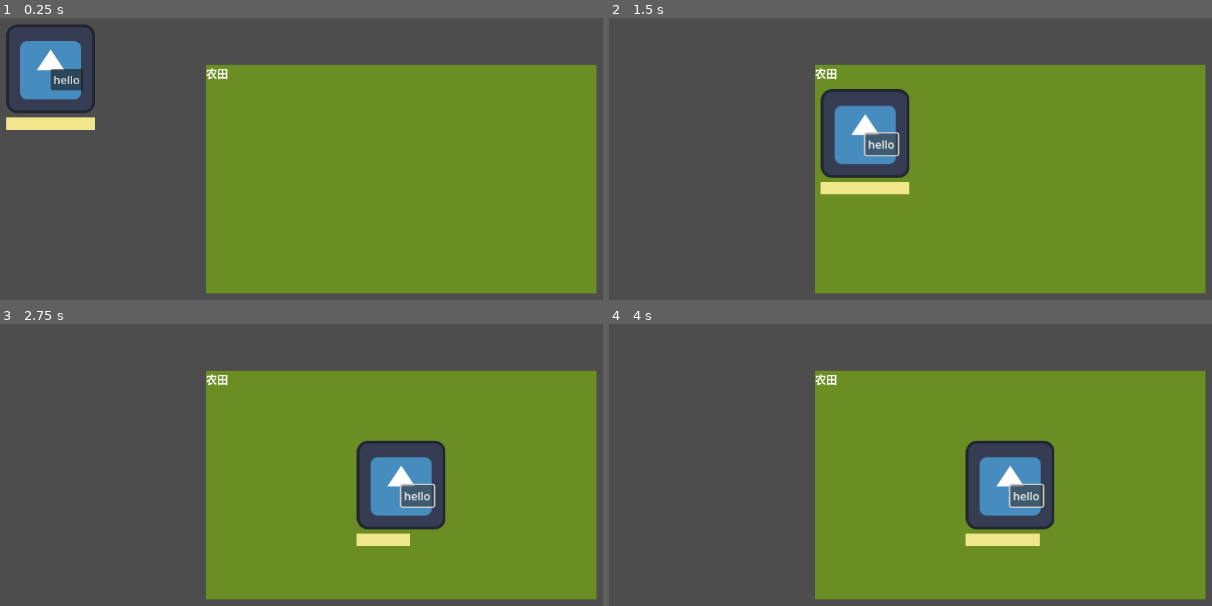
Above: before the commit, frames 1-4 (two rows, left to right).
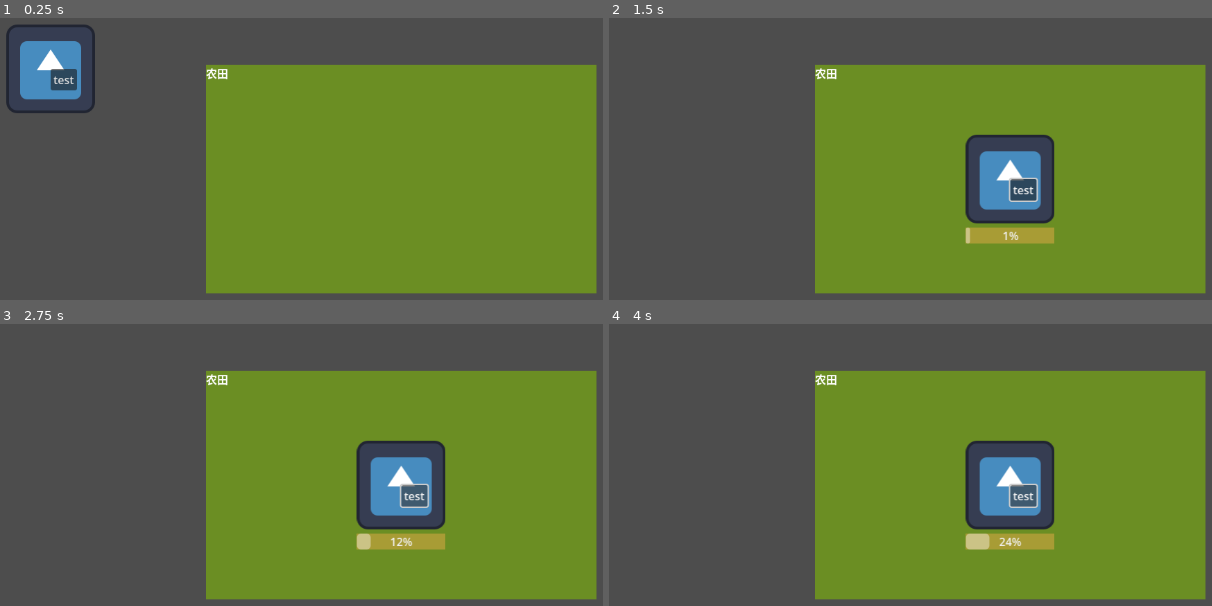
Above: after the commit, the same moments.

Repository: picasso250/marketworld
Game: Godot game, scene res://main.tscn
Two runs of this game, one before a commit and one after it. Both use one fixed random seed, a clock stepped at 60 frames per second and the inputs below. The engine's default icon, where the game draws it, is replaced by a stand-in: a white triangle on a blue panel in a dark square.
Inputs:
- Up to frame 1 (0.25 s): no input
- Up to frame 2 (1.5 s): click "hello" (after the commit: "test") at 0.5 s; click "hello" (after the commit: "test") at 1.25 s
- Up to frame 3 (2.75 s): click "hello" (after the commit: "test") at 2 s
- Up to frame 4 (4 s): no input

The runs differ from the first frame. In frame 1, 0.8% of the frame differs, in the area x 0-16%, y 18-40%; in frame 2, 11%, in the area x 34-74%, y 25-81%; in frame 3, 1.0%; in frame 4, 1.0%.

Commit message:
收获任务完成

Diff:
--- a/farmland.gd
+++ b/farmland.gd
@@ -9,7 +9,7 @@
 # 标记农田是否已经成熟
 var is_mature = false
 
-var task_duration = 1
+@export var task_duration = 11
 
 
 # Called every frame. 'delta' is the elapsed time since the previous frame.
--- a/main.tscn
+++ b/main.tscn
@@ -23,6 +23,6 @@
 
 [node name="Pawn" parent="." instance=ExtResource("2_rkcax")]
 position = Vector2(86, 85)
-move_speed = 333.0
+move_speed = 666.0
 
 [connection signal="debug_button_pressed" from="Pawn" to="." method="_on_pawn_debug_button_pressed"]
--- a/pawn.gd
+++ b/pawn.gd
@@ -2,81 +2,58 @@
 
 signal debug_button_pressed
 
-var progress_bar: ColorRect  # Now a member variable
-var progress_bar_node: NodePath = "ProgressBar"
-var _progress: float = 0.0
-var _target_duration: float = 0.0
-var _elapsed_time: float = 0.0
-var _is_progressing: bool = false
+@export var move_speed: float = 100.0  # Speed at which the pawn moves towards the target.
+
 var _current_target_position: Vector2 = Vector2.ZERO
 var _task_type: String = ""
-@export var move_speed: float = 100.0  # Speed at which the pawn moves towards the target.
 var _task_target: Node = null  # New variable to store the task target.
 var has_moving_target: bool = false  # Renamed variable to track if the pawn has a moving target.
-var _completion_callback: Callable  # New variable to store the completion callback.
+var is_progress_bar_active: bool = false  # New variable to track if the progress bar is active.
+var _task_completed: bool = false  # New variable to track if the task is completed.
 
-func _ready():
-	# Initialize progress_bar as a global variable
-	progress_bar = get_node(progress_bar_node) as ColorRect
-	# You can safely assume that the ProgressBar will be available.
-	# Set progress bar size based on texture width.
-	var texture_size = texture.get_size()
-	progress_bar.size.x = texture_size.x
-	progress_bar.position.x = -texture_size.x / 2
 
-# Function to start growing the progress bar over a given duration.
-func start_progress_bar(duration: float, callback: Callable) -> void:
-	if duration <= 0.0:
-		push_error("Duration must be greater than 0")
+
+func _process(delta: float) -> void:
+	# Move towards target if a target is set.
+	move_towards_target(delta)
+
+	# Check if the target has been reached and start the progress bar growth.
+	if has_reached_target() and _task_target != null and not is_progress_bar_active and not _task_completed:
+		var task_duration = _task_target.get("task_duration")  # Replace with the actual property or method to get the duration.
+		if task_duration > 0.0:
+			start_progress_bar(task_duration)
+
+# 启动进度条增长的方法
+func start_progress_bar(task_duration: float) -> void:
+	if is_progress_bar_active:
+		return  # If progress bar is already active, do nothing.
+
+	is_progress_bar_active = true  # Set the flag to indicate the progress bar is active.
+	var progress_bar = $ProgressBar as ProgressBar  # 假设进度条节点是 ProgressBar 类型，并作为本脚本的子节点。
+	if progress_bar == null:
+		print("ProgressBar node not found!")
 		return
 
-	_progress = 0.0
-	_target_duration = duration
-	_elapsed_time = 0.0
-	_is_progressing = true
+	progress_bar.value = 0  # 初始化为 0
+	progress_bar.visible = true  # 确保进度条可见
 
-	progress_bar.size.x = 0
-	_completion_callback = callback  # Store the callback
+	# 使用 Tween 逐渐增长进度条
+	var tween = get_tree().create_tween()
+	tween.set_process_mode(Tween.TWEEN_PROCESS_PHYSICS)
+	tween.tween_property(progress_bar, "value", 100, task_duration)
+	tween.tween_callback(after_proc)
 
-# Function to stop progress bar growth manually.
-func stop_progress_bar_growth() -> void:
-	_is_progressing = false
-	_progress = 0.0
-	_elapsed_time = 0.0
-
-func _process(delta: float) -> void:
-	if not _is_progressing:
-		# Move towards target if a target is set.
-		move_towards_target(delta)
-
-		# Check if the target has been reached and start the progress bar growth.
-		if has_reached_target() and _task_target != null:
-			# Assuming that the task target has a method to get the task duration,
-			# for example `get_task_duration()` which should return the task's duration.
-			var task_duration = _task_target.get("task_duration")  # Replace with the actual property or method to get the duration.
-			if task_duration > 0.0:
-				start_progress_bar(task_duration,after_proc)
-
-		return
-
-	_elapsed_time += delta
-	_progress = clamp(_elapsed_time / _target_duration, 0.0, 1.0)
-
-	var texture_size = texture.get_size()
-	progress_bar.size.x = _progress * texture_size.x
-
-	if _progress >= 1.0:
-		_is_progressing = false
-
-		# Execute the callback if it's set.
-		if _completion_callback != null:
-			_completion_callback.call()
 func after_proc():
 	print("收获完成")
+	is_progress_bar_active = false  # Reset the flag when the task is complete.
+	_task_completed = true  # Set the task completed flag.
+	$ProgressBar.visible = false
+
 # Updated function to set the current task with a target, type, and task_target.
 func set_current_task(target: Node, task_type: String) -> void:
 	_task_type = task_type
 	_task_target = target  # Set the task target.
+	_task_completed = false  # Reset the task completed flag.
 	set_target_position(target.get_center_position())
 
 	# Print the task type.
@@ -109,7 +86,6 @@
 	has_moving_target = false  # Clear the target flag.
 	# Do not reset the position to Vector2.ZERO to avoid unnecessary movements.
 
-
 # Debug button signal method.
 func _on_button_pressed():
 	emit_signal("debug_button_pressed")
--- a/pawn.tscn
+++ b/pawn.tscn
@@ -1,29 +1,30 @@
-[gd_scene load_steps=3 format=3 uid="uid://edaesig3ro3p"]
+[gd_scene load_steps=5 format=3 uid="uid://edaesig3ro3p"]
 
 [ext_resource type="Texture2D" uid="uid://co4epw5s42pwu" path="res://icon.svg" id="1_tm8dm"]
 [ext_resource type="Script" path="res://pawn.gd" id="2_erj4c"]
+
+[sub_resource type="Theme" id="Theme_tkjw4"]
+
+[sub_resource type="StyleBoxFlat" id="StyleBoxFlat_q1edu"]
+bg_color = Color(0.658814, 0.610151, 0.20858, 1)
 
 [node name="Pawn" type="Sprite2D"]
 texture = ExtResource("1_tm8dm")
 script = ExtResource("2_erj4c")
 
-[node name="ProgressBar" type="ColorRect" parent="."]
-anchors_preset = 8
-anchor_left = 0.5
-anchor_top = 0.5
-anchor_right = 0.5
-anchor_bottom = 0.5
-offset_left = -128.0
-offset_top = 6.35
-offset_right = -4.0
-offset_bottom = 24.35
-grow_horizontal = 2
-grow_vertical = 2
-color = Color(0.941176, 0.901961, 0.54902, 1)
-
 [node name="Button" type="Button" parent="."]
 offset_right = 8.0
 offset_bottom = 8.0
-text = "hello"
+text = "test"
+
+[node name="ProgressBar" type="ProgressBar" parent="."]
+visible = false
+offset_left = -64.0
+offset_top = 69.505
+offset_right = 64.0
+offset_bottom = 92.505
+theme = SubResource("Theme_tkjw4")
+theme_override_styles/background = SubResource("StyleBoxFlat_q1edu")
+value = 33.0
 
 [connection signal="pressed" from="Button" to="." method="_on_button_pressed"]
